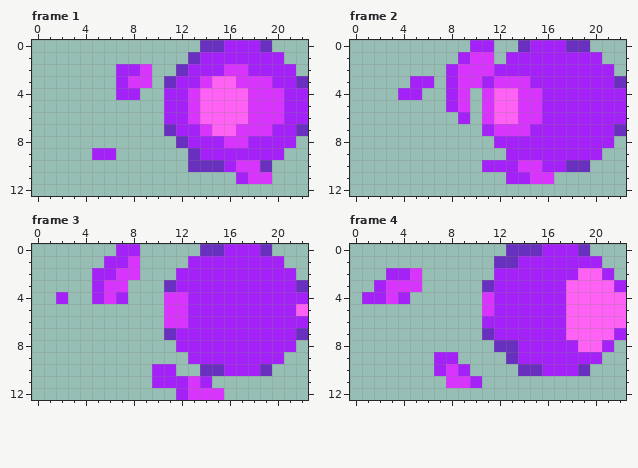
Pixel-art file -- Assets/Sprites/arcaneball.aseprite. Above is the file before it was changed.
23x13 pixels, 5 frames. Shown: frame 1, frame 2, frame 3, frame 4. The commit also changed other frames, which this record leaves out.
The same view after the edit:
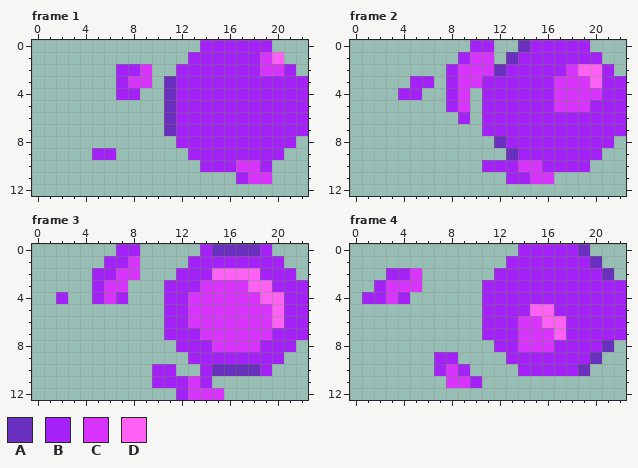
Palette (. is transparent): A #692fbe  B #a422f7  C #d934fe  D #fe61f3
From old to new:
Changed rows in their new state; - is an unchanged pixel.
Frame 1:
first column x 11:
 0 ---BB---B---
 1 --B-----CD--
 2 -B---BB-CC--
 3 ---BBBBBB--B
 4 A-BBBBBBBB--
 5 A-BBBBBBBB--
 6 A-BBBBBBBB--
 7 ---BBBBBB--B
 8 -B---BB-----
 9 --B---------
10 --.BB---B---
Frame 2:
first column x 11:
 0 -------BB---
 1 --A---------
 2 -A-----CDD--
 3 -BBB--CCCD-B
 4 BBBBB-CCCC--
 5 BBBBB-CCC---
 6 BBBBB-------
 7 -BBB-------B
 8 -A----------
 9 --A---------
10 -------BB---
Frame 3:
first column x 11:
 0 ---B-AAAB---
 2 ----DDDD----
 3 B--CCCCDD--B
 4 BBCCCCCCDD--
 5 BBCCCCCCCD-B
 6 BBCCCCCCCD--
 7 B--CCCCCC--B
 8 ----CCCC----
10 ---B-AAAB---
Frame 4:
first column x 11:
 0 --.BB-------
 1 -.B------A--
 2 --------BBA-
 3 B------BBBB-
 4 B------BBBBB
 5 B---DD-BBBBB
 6 ---CCDDBBBBB
 7 B--CCCDBBBB-
 8 -BBCCC--BBA-
 9 --B------A--
10 ---BB-------
